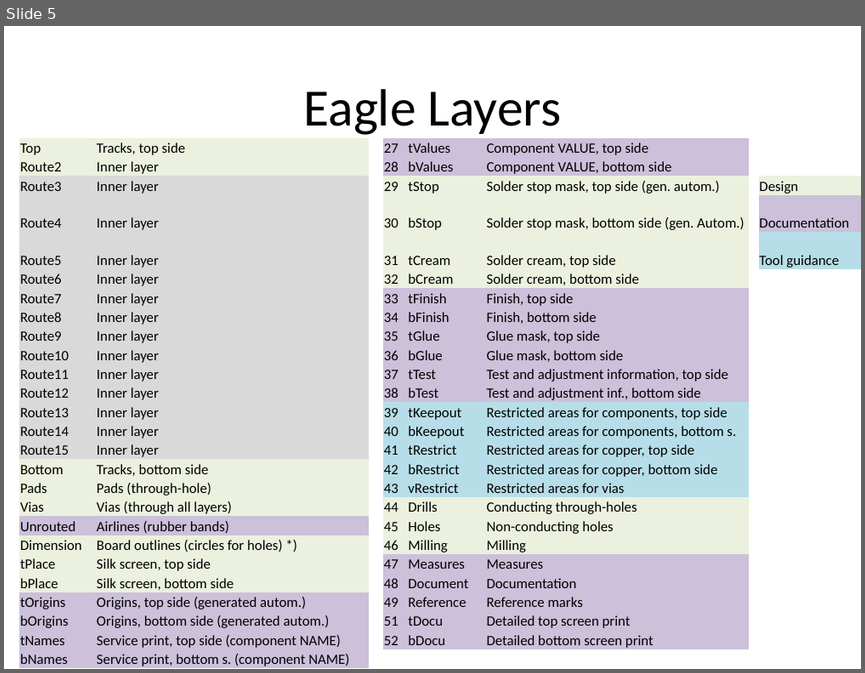
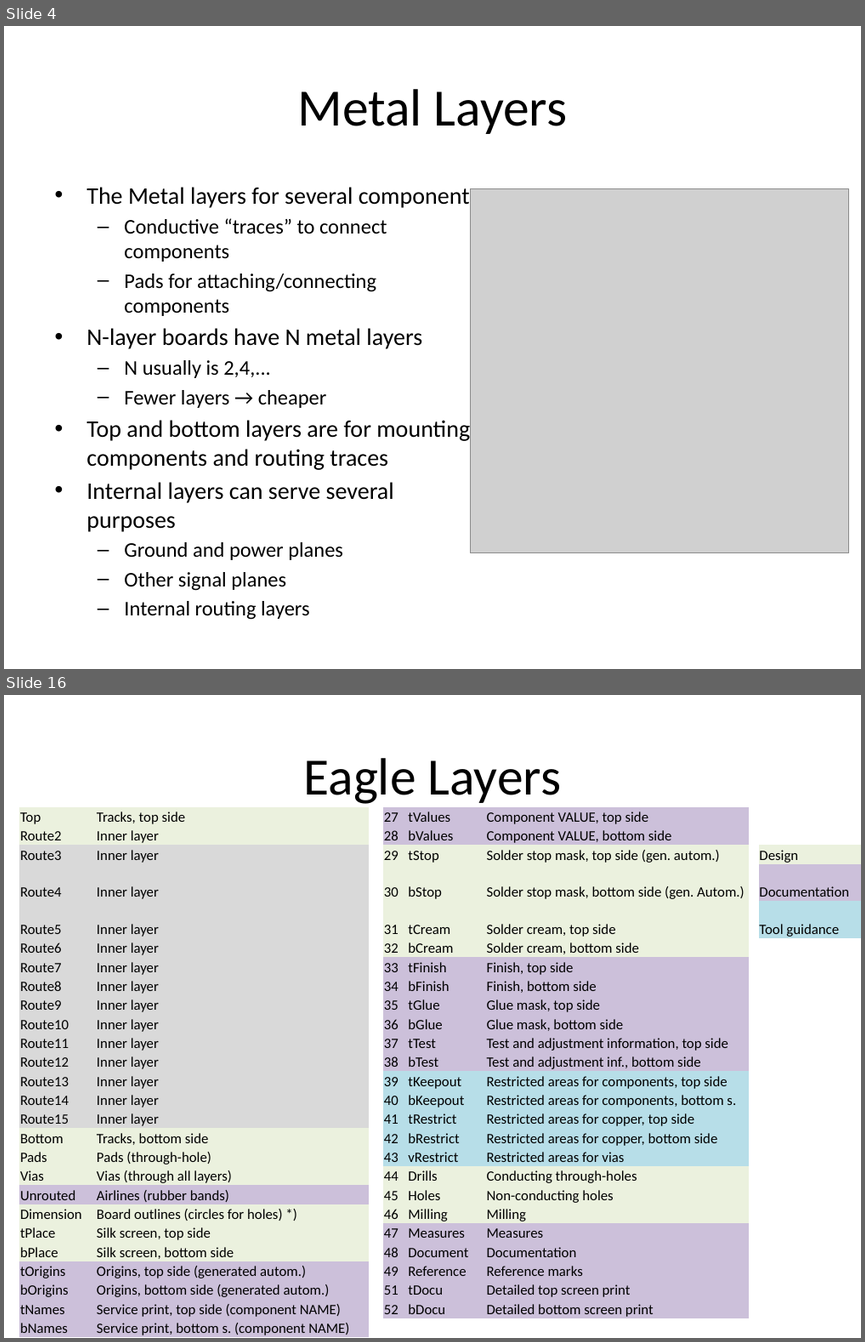
Before and after one commit to NVSL/QuadClass-Resources, a slide deck: Lecture Slides/02-Eagle-Part-1.pptx. Shown one above the other, each under a label of ours: slide 5 before the commit, slides 4 and 16 after it; the slides between them are not shown. The pictures are 865x673 and 865x1342 pixels, drawn with LibreOffice and Linux fonts; fonts in the diff are those of the drawing; grey boxes stand for pictures. Boxes give left, top, right and bottom in pixels: in the first picture for what was removed or moved away, otherwise in the second. Text is boxed around its words. In the diff, an @@ line names an element or a change of style, - is before the commit and + after.

```diff
--- a/Lecture Slides/02-Eagle-Part-1.pptx
+++ b/Lecture Slides/02-Eagle-Part-1.pptx
@@ slide 4 added at (x1=4, y1=26, x2=861, y2=669), background #FFFFFF @@
@@ title added at (x1=297, y1=89, x2=568, y2=134), 44 pt, text #000000 @@
+Metal Layers
@@ text added at (x1=86, y1=187, x2=479, y2=590), 17.5 pt, text #000000 @@
+• The Metal layers for several components
+  – Conductive “traces” to connect components
+  – Pads for attaching/connecting components
+• N-layer boards have N metal layers
+  – N usually is 2,4,...
+  – Fewer layers → cheaper
+• Top and bottom layers are for mounting components and routing traces
+• Internal layers can serve several purposes
+  – Ground and power planes
+  – Other signal planes
+  – Internal routing layers
@@ picture added at (x1=470, y1=189, x2=849, y2=553) @@
@@ what was slide 5 is now slide 16 @@
```
Also in this commit, not shown: 2 slides changed, 12 other slides added, 2 slides removed, 7 other files.
